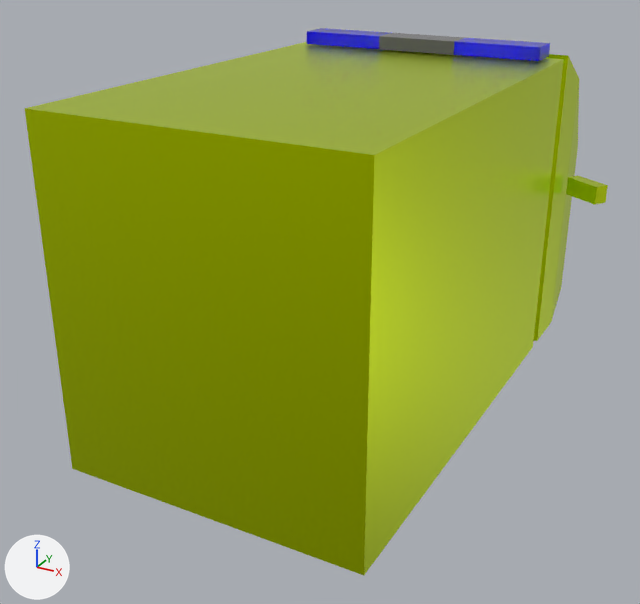
The Blender file Blender/Ambulance.blend: old version first, new version second.
Camera for both pictures: a camera (50 mm lens) standing at (3.6, -7.76, 4.15) and looking at (-0.48, -0.33, 0.44). The axes (+X, +Y, +Z) are drawn at lower left. The lights are the same throughout.
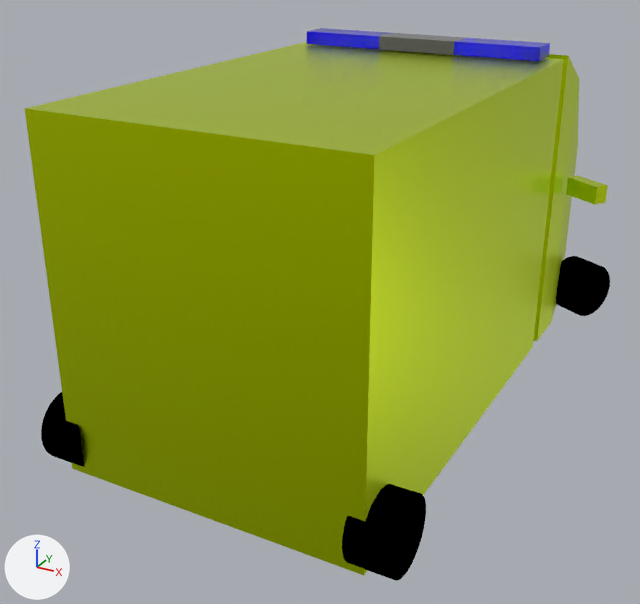
Pixel boxes (x1, y1, x2, y2) of what changed, in the pictures (640 x 604 px):
'Cylinder.001', added (black)
    after: (41, 392, 426, 581)
'TyreRight', added (black)
    after: (556, 256, 610, 316)

Diff of the bpy script that builds the scene:
```diff
--- a/Blender/Ambulance.blend.py
+++ b/Blender/Ambulance.blend.py
@@ mat_tyre @@
+mat_tyre = diffuse_material('Tyre')
+mat_tyre.base_color = (0.0, 0.0, 0.0)  # black #000000
@@ me_cylinder @@
+me_cylinder.from_pydata(...)  # a 32-sided cylinder along x spanning x -0.59..0.59, y -1.0..1.0, z -1.69..1.69
+me_cylinder.materials.append(mat_tyre)  # black #000000
@@ me_cylinder_001 @@
+me_cylinder_001.from_pydata(...)  # a 32-sided cylinder along x spanning x 3.95..5.14, y -9.93..-7.93, z -1.69..1.69
+me_cylinder_001.materials.append(mat_tyre)  # black #000000
@@ ob_tyreright @@
+ob_tyreright = bpy.data.objects.new('TyreRight', me_cylinder)
+ob_tyreright.location = (1.56, 2.49, 0.0)
+ob_tyreright.rotation_euler = (0.0, 0.0, -0.524)  # degrees (0, 0, -30)
+ob_tyreright.scale = (0.321, 0.321, 0.19)
@@ ob_cylinder_001 @@
+ob_cylinder_001 = bpy.data.objects.new('Cylinder.001', me_cylinder_001)
+ob_cylinder_001.location = (0.0, 0.0, 0.0)
+ob_cylinder_001.scale = (0.321, 0.321, 0.19)
+_m = ob_cylinder_001.modifiers.new('Mirror', 'MIRROR')
```
